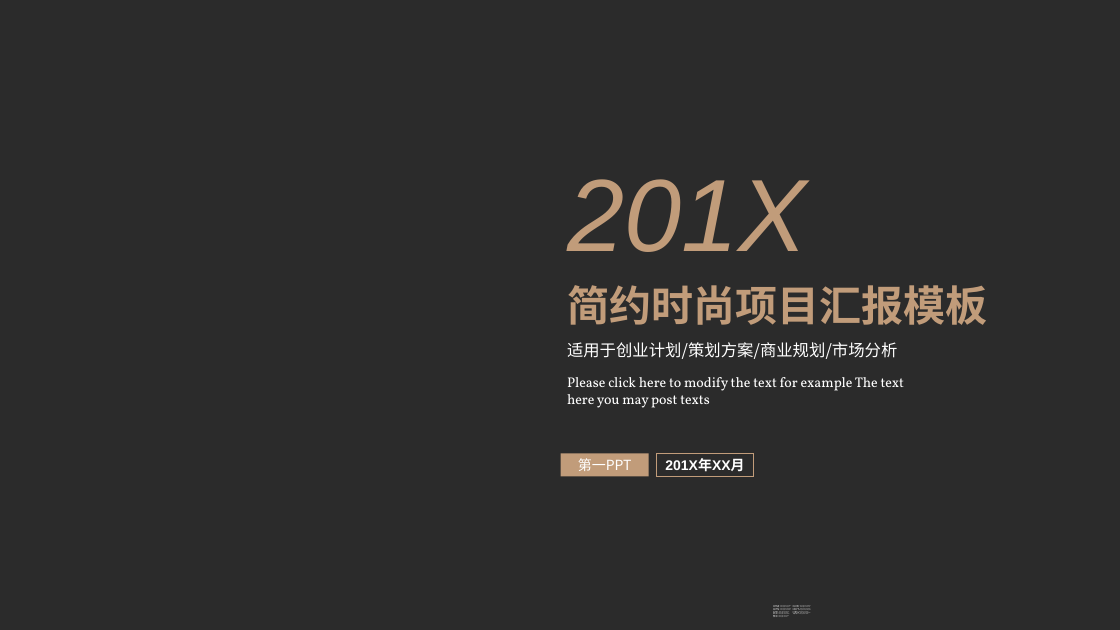
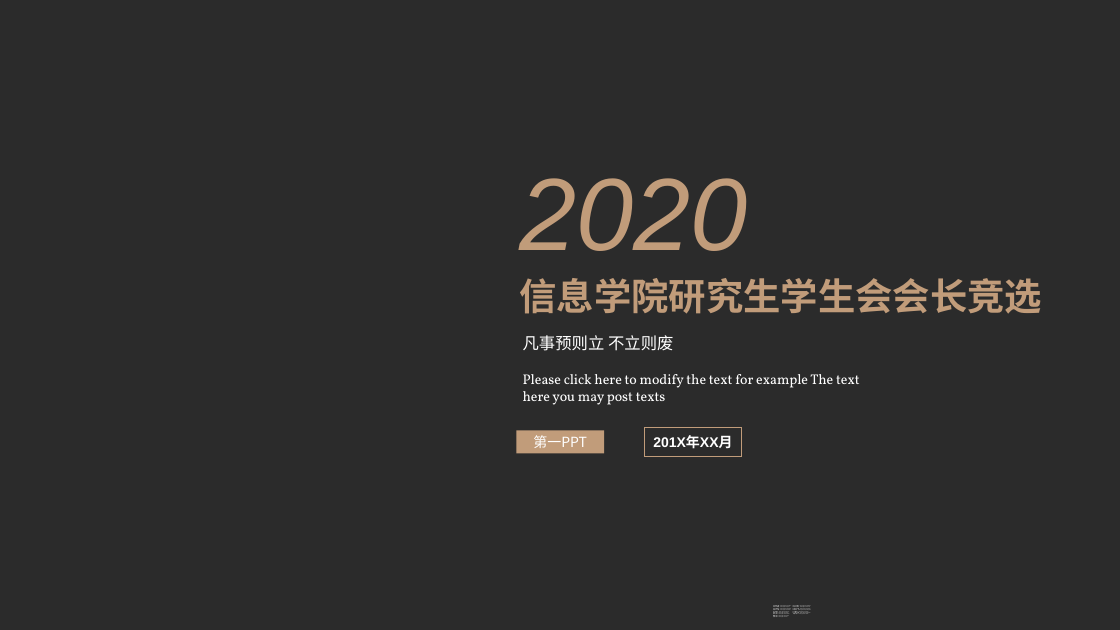
Before and after one commit to xuzywnmc/02-research, a slide deck: slide 1 of 05 ppt/汇报模板.pptx. Drawn at 1120x630 pixels with LibreOffice and Linux fonts; fonts in the diff are those of the drawing; background and template pictures are left out; a plain dark background stands for a picture behind light text. Boxes give left, top, right and bottom in pixels: in the first picture for what was removed or moved away, otherwise in the second. Text is boxed around its words. In the diff, an @@ line names an element or a change of style, - is before the commit and + after.

```diff
--- a/05 ppt/汇报模板.pptx
+++ b/05 ppt/汇报模板.pptx
@@ text at bbox=[519, 178, 747, 251]: text changed @@
-201X
+2020
@@ text at bbox=[519, 278, 1042, 314]: text changed; size 36 to 32 pt @@
-简约时尚项目汇报模板
+信息学院研究生学生会会长竞选
@@ text at bbox=[523, 335, 673, 351]: text changed @@
-适用于创业计划/策划方案/商业规划/市场分析
+凡事预则立 不立则废
@@ text "Please click here to modify ...": place and size @@
-text "Please click here to modify ..." at bbox=[567, 377, 905, 408]
+text "Please click here to modify ..." at bbox=[523, 374, 860, 405]
@@ rectangle "第一PPT": place and size @@
-rectangle "第一PPT" at bbox=[561, 454, 649, 476]
+rectangle "第一PPT" at bbox=[517, 430, 605, 453]
@@ rectangle "201X年XX月": place and size @@
-rectangle "201X年XX月" at bbox=[657, 454, 754, 476]
+rectangle "201X年XX月" at bbox=[644, 428, 741, 457]
```
Also in this commit, not shown: 22 other files.
